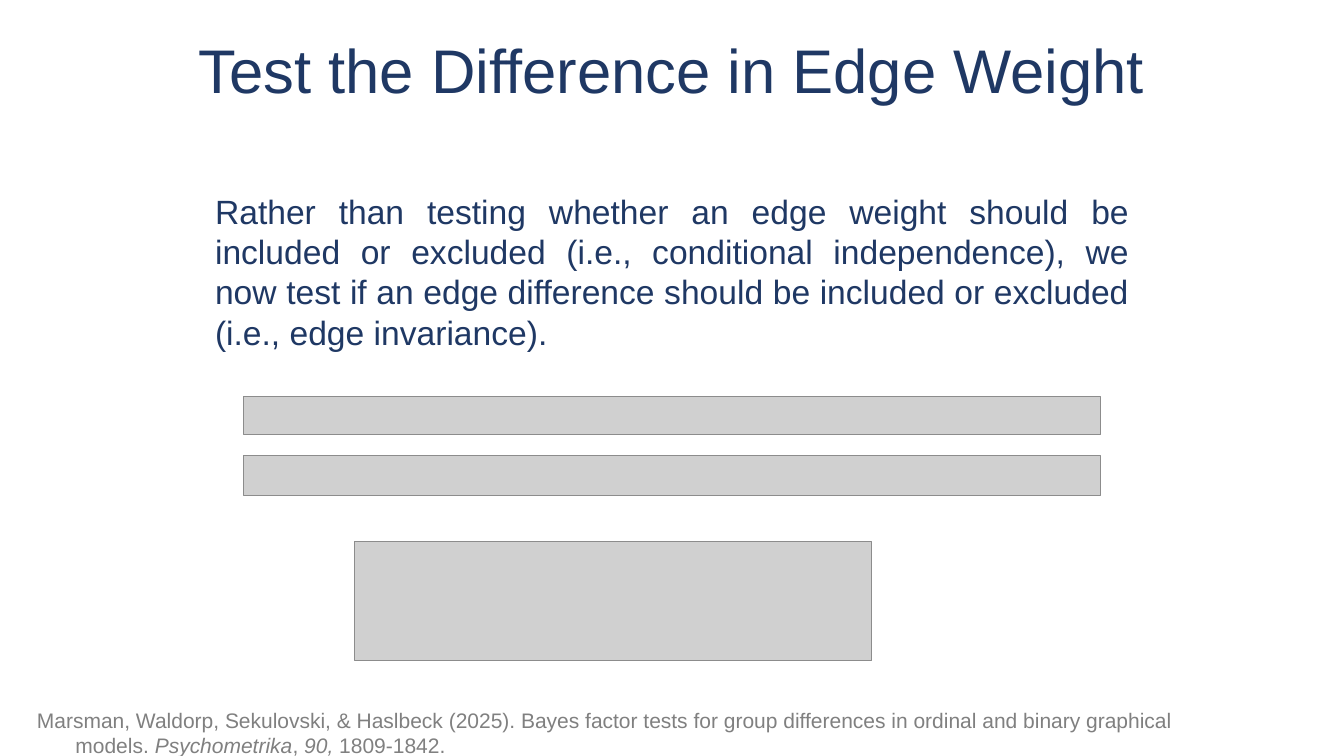
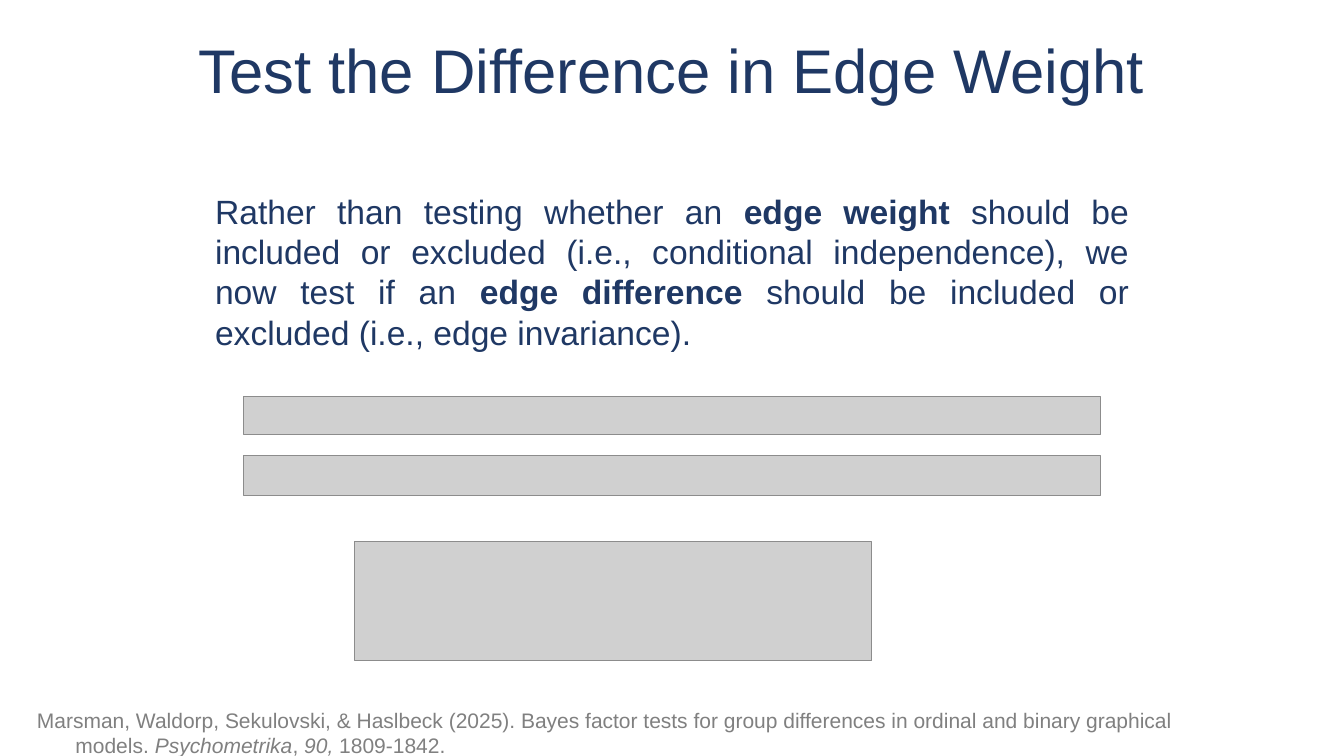
Before and after one commit to Bayesian-Graphical-Modelling-Lab/BGM_Workshops, a slide deck: slide 30 of materials/Afternoon Session/Group Comparisons/Afternoon Group Theory.pptx. Drawn at 1344x756 pixels with LibreOffice and Linux fonts; fonts in the diff are those of the drawing; grey boxes stand for pictures. Boxes give left, top, right and bottom in pixels: in the first picture for what was removed or moved away, otherwise in the second. Text is boxed around its words. In the diff, an @@ line names an element or a change of style, - is before the commit and + after.

```diff
--- a/materials/Afternoon Session/Group Comparisons/Afternoon Group Theory.pptx
+++ b/materials/Afternoon Session/Group Comparisons/Afternoon Group Theory.pptx
@@ text "Rather than testing whether an ..." at <box>215,199,1129,352</box>: bold on in "edge weight edge difference" @@
```
Also in this commit, not shown: 3 other slides changed, 3 other files.
